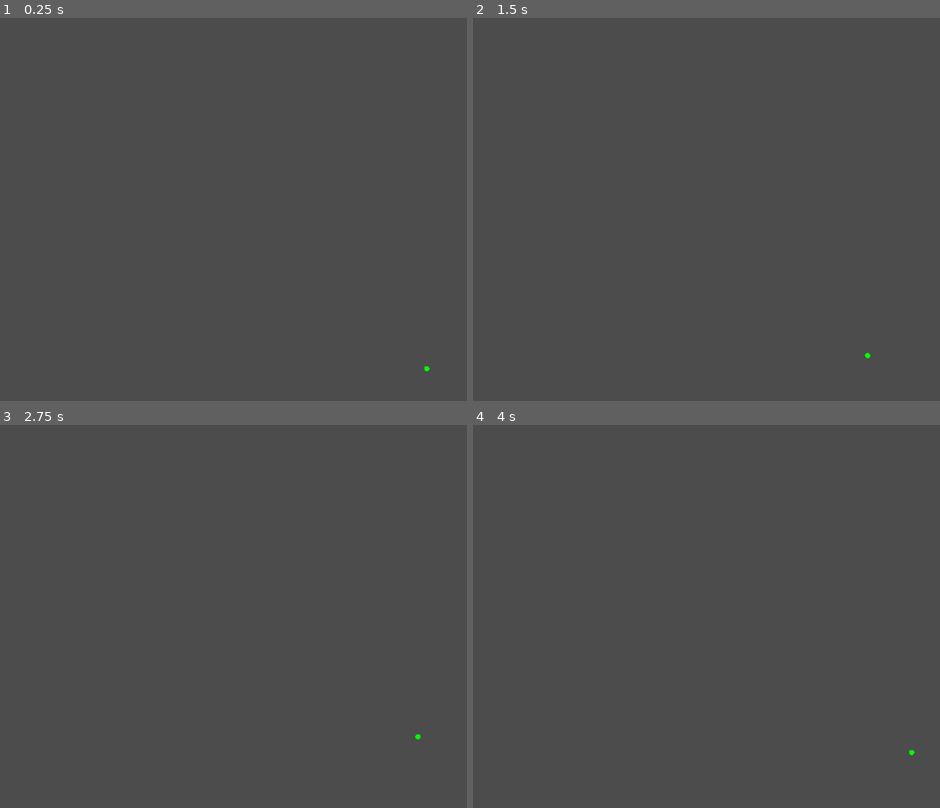
Above: before the commit, frames 1-4 (two rows, left to right).
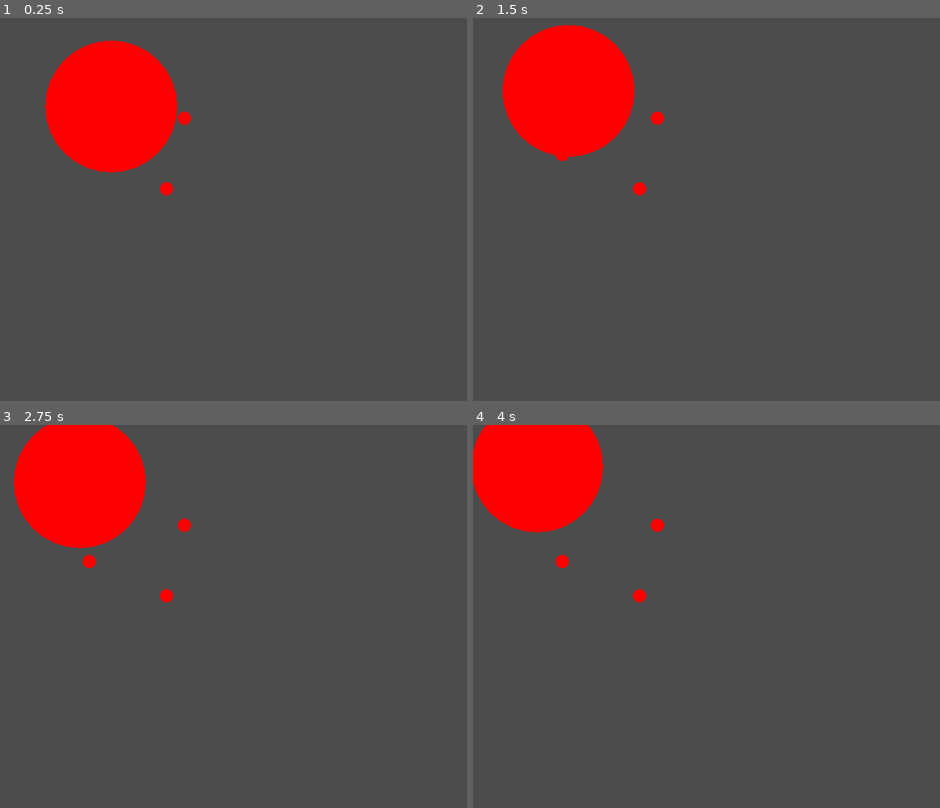
Above: after the commit, the same moments.

Repository: PSchlagnitweit/darwin_selection
Game: Godot game, scene res://testlevel.tscn
The game is run twice, just before and just after one commit, with the same random seed, the same clock (stepped at 60 frames per second) and the same inputs.
Inputs:
- Up to frame 1 (0.25 s): no input
- Up to frame 2 (1.5 s): no input
- Up to frame 3 (2.75 s): no input
- Up to frame 4 (4 s): no input

The runs differ from the first frame. In frame 1, 7.9% of the frame differs, in the area x 9-93%, y 5-93%; in frame 2, 7.9%, in the area x 6-86%, y 1-89%; in frame 3, 7.7%; in frame 4, 6.9%.

Commit message:
small stuff

Diff:
--- a/Creature_Base.tscn
+++ b/Creature_Base.tscn
@@ -11,8 +11,6 @@
 
 [node name="KinematicBody2D" type="KinematicBody2D"]
 script = ExtResource( 1 )
-divider = 10
-speed = 20
 perlin_noise = SubResource( 2 )
 
 [node name="CollisionShape2D" type="CollisionShape2D" parent="."]
@@ -21,4 +19,5 @@
 [node name="Area2D" type="Area2D" parent="."]
 
 [node name="CollisionShape2D" type="CollisionShape2D" parent="Area2D"]
+show_behind_parent = true
 shape = SubResource( 3 )
--- a/Creature_Control.gd
+++ b/Creature_Control.gd
@@ -1,14 +1,17 @@
 extends KinematicBody2D
 
 const maxspeed = 20
-export(int) var divider = 1
+export(int) var size_adjustment = 1
+export(int) var speed_adjustment = 1
+
 
 export(int) var speed = 10
-export(int) var size = 100
+export(int) var size = 10
 export(int) var sense = 10
 export(int) var amplitude = 10
 
 var area2d
+var relative_speed
 var interesting_object = null
 var velocity: Vector2
 var color: Color
@@ -19,42 +22,41 @@
 
 # Called when the node enters the scene tree for the first time.
 func _ready():
+	randomize()
+	perlin_noise.seed = randi()
 	area2d = get_node("Area2D")
 	area2d.connect("area_entered", self, "return_entered_object")
 	area2d.connect("area_exited", self, "return_object_left")
 
-	area2d.scale = Vector2(sense / divider, sense / divider)
+	area2d.scale *= Vector2(size_adjustment, size_adjustment)
 
-	self.scale = Vector2(size / divider, size / divider)
-	self.color = Color(speed / maxspeed , 1 - speed / maxspeed, 0.0, 1.0)
+	relative_speed = speed_adjustment * speed
+	self.scale = Vector2(size / size_adjustment, size / size_adjustment)
+	self.color = Color.red
 func _process(delta):
-	time += delta * speed * amplitude
+	time += delta * amplitude
 
 	if(interesting_object != null):
-		move_to_interesting(interesting_object.global_position)
+		move_to_interesting(interesting_object.position)
 	else:
-		update_postion()
+		update_position()
 	update()
 
 func move_to_interesting(position):
-	var vector = position - self.global_position
+	var vector = position - self.position
 	self.move_and_slide(vector.normalized() * speed)
 
-func update_postion():
+func update_position():
 	#move object randomly based on delta time and speed
 	var perlin_value_x =  perlin_noise.get_noise_2d(0.0, time)
-	print(perlin_value_x)
 	var perlin_value_y =  perlin_noise.get_noise_2d(time, 0.0)
-	print(perlin_value_y)
-	velocity = Vector2(sign(perlin_value_x) * speed, sign(perlin_value_y) * speed)
+	velocity = Vector2(sign(perlin_value_x) * relative_speed, sign(perlin_value_y) * relative_speed)
 	self.move_and_slide(velocity)
 
 
 func _draw():
-	var cen = global_position
-	var rad = size / divider
-	var col = self.color
-	draw_circle(cen, rad, col)
+	var rad = size
+	draw_circle(Vector2(0, 0), rad, color)
 
 func return_entered_object(area):
 	return area
--- /dev/null
+++ b/Food.gd
@@ -0,0 +1,20 @@
+extends Area2D
+
+
+# Declare member variables here. Examples:
+# var a = 2
+# var b = "text"
+
+
+# Called when the node enters the scene tree for the first time.
+func _ready():
+	pass # Replace with function body.
+
+
+# Called every frame. 'delta' is the elapsed time since the previous frame.
+#func _process(delta):
+#	pass
+
+func _draw():
+	var rad = 10
+	draw_circle(Vector2(0, 0), rad, Color.red)
--- /dev/null
+++ b/Food.tscn
@@ -0,0 +1,11 @@
+[gd_scene load_steps=3 format=2]
+
+[ext_resource path="res://Food.gd" type="Script" id=1]
+
+[sub_resource type="CircleShape2D" id=1]
+
+[node name="Area2D" type="Area2D"]
+script = ExtResource( 1 )
+
+[node name="CollisionShape2D" type="CollisionShape2D" parent="."]
+shape = SubResource( 1 )
--- a/testlevel.tscn
+++ b/testlevel.tscn
@@ -1,6 +1,7 @@
-[gd_scene load_steps=3 format=2]
+[gd_scene load_steps=4 format=2]
 
 [ext_resource path="res://Creature_Base.tscn" type="PackedScene" id=1]
+[ext_resource path="res://Food.tscn" type="PackedScene" id=2]
 
 [sub_resource type="OpenSimplexNoise" id=1]
 resource_local_to_scene = true
@@ -9,7 +10,15 @@
 position = Vector2( 0, 1 )
 
 [node name="KinematicBody2D" parent="." instance=ExtResource( 1 )]
-position = Vector2( 213, 181 )
-divider = 50
+position = Vector2( 173, 138 )
 speed = 19
 perlin_noise = SubResource( 1 )
+
+[node name="Area2D" parent="." instance=ExtResource( 2 )]
+position = Vector2( 252, 258 )
+
+[node name="Area2D2" parent="." instance=ExtResource( 2 )]
+position = Vector2( 135, 206 )
+
+[node name="Area2D3" parent="." instance=ExtResource( 2 )]
+position = Vector2( 279, 151 )
